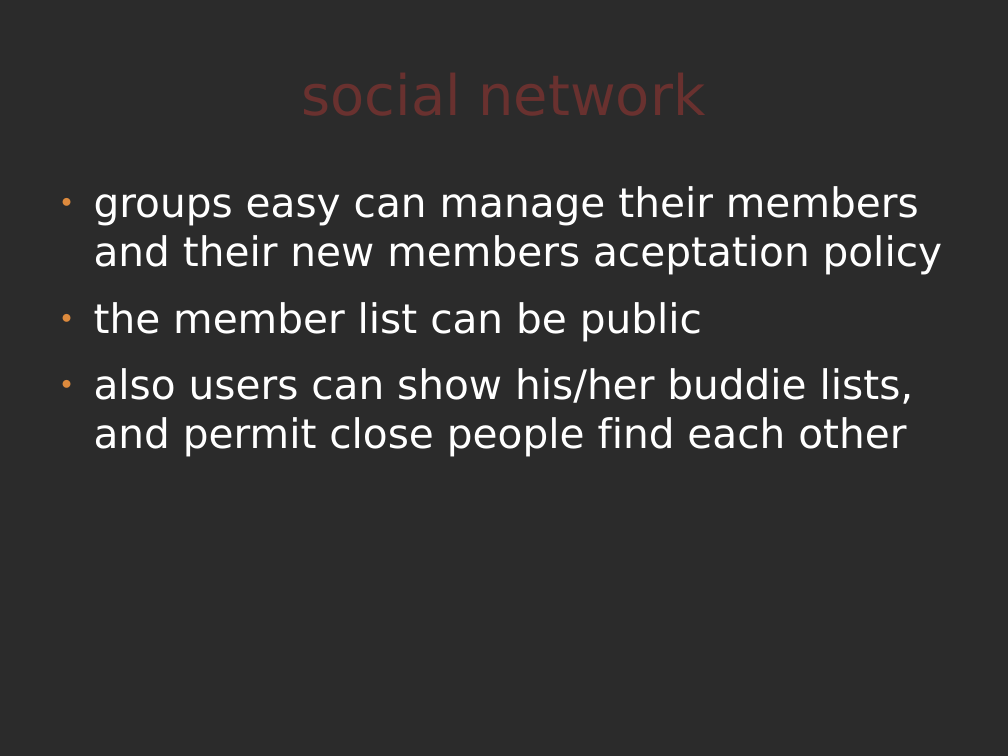
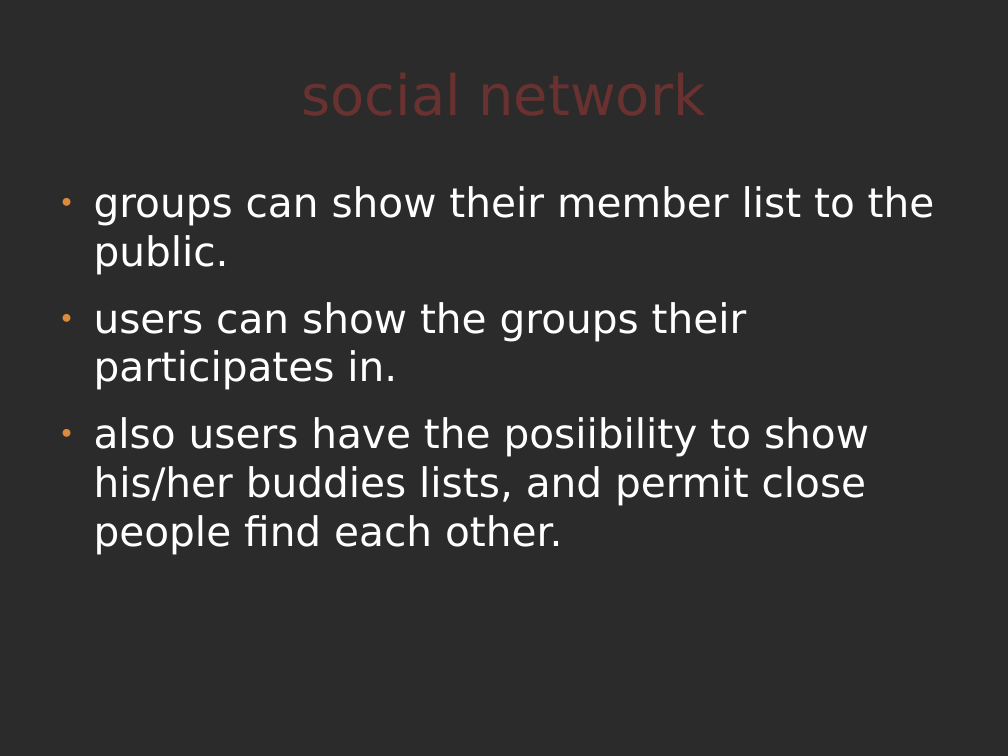
Before and after one commit to comunes/kune, a slide deck: slide 13 of doc/kune-dic-08.odp (slide 10 before the commit). Drawn at 1008x756 pixels with LibreOffice and Linux fonts; fonts in the diff are those of the drawing; background and template pictures are left out; a plain dark background stands for a picture behind light text. Boxes give left, top, right and bottom in pixels: in the first picture for what was removed or moved away, otherwise in the second. Text is boxed around its words. In the diff, an @@ line names an element or a change of style, - is before the commit and + after.

```diff
--- a/doc/kune-dic-08.odp
+++ b/doc/kune-dic-08.odp
@@ text at (x1=94, y1=186, x2=935, y2=555): text changed @@
-● groups easy can manage their members and their new members aceptation policy
-● the member list can be public
-● also users can show his/her buddie lists, and permit close people find each other
+● groups can show their member list to the public.
+● users can show the groups their participates in.
+● also users have the posiibility to show his/her buddies lists, and permit close people find each other.
```
Also in this commit, not shown: 12 other slides changed, 8 slides added, 4 other files.
